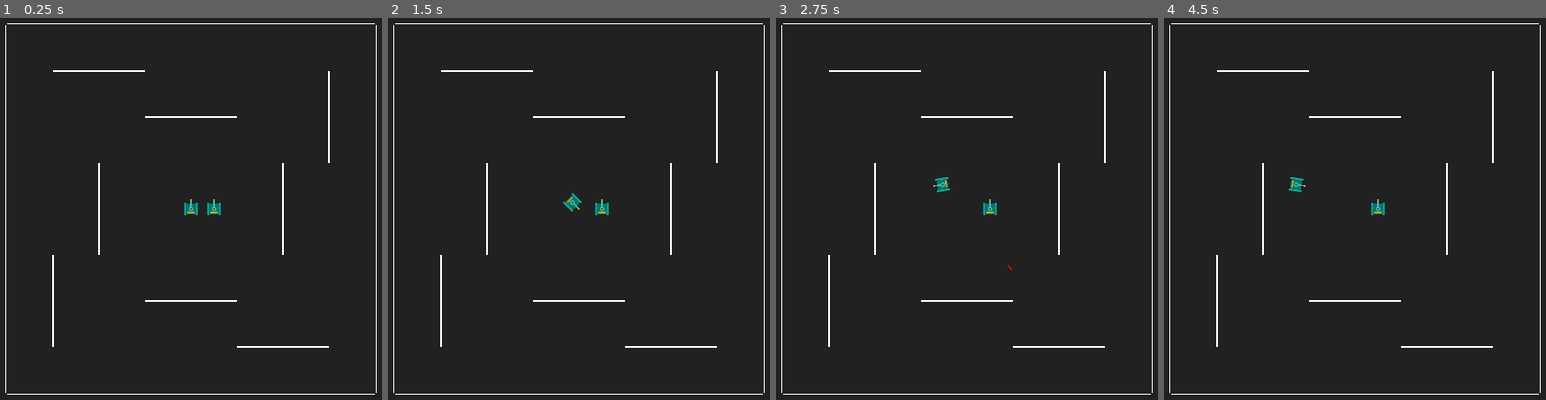
Above: before the commit, frames 1-4 (left to right).
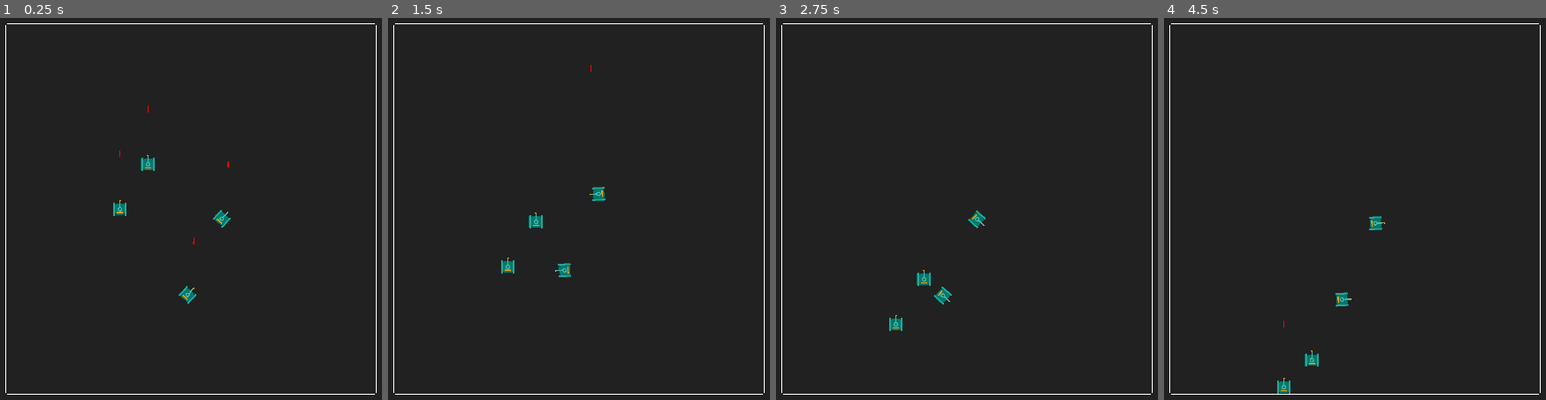
Above: after the commit, the same moments.

Repository: ashmeet28/battletanks
Game: Godot game, scene res://playground.tscn
Same seed, same stepped clock (60 frames per second), same inputs: the game is played once before the commit and once after it.
Inputs:
- Up to frame 1 (0.25 s): no input
- Up to frame 2 (1.5 s): hold D (tank_turn_right) 0.53-1.28 s; hold Space (tank_fire) 0.53-1.28 s; hold S (tank_move_backwards) from 1.28 s (still down); tap Space (tank_fire) at 1.35 s
- Up to frame 3 (2.75 s): release S (tank_move_backwards) at 2.03 s; hold D (tank_turn_right) from 2.03 s (still down); hold Space (tank_fire) from 2.03 s (still down)
- Up to frame 4 (4.5 s): release D (tank_turn_right) at 2.78 s; release Space (tank_fire) at 2.78 s; hold W (tank_move_forward) 2.78-3.53 s; tap Space (tank_fire) at 2.85, 4.35 s; hold Space (tank_fire) 3.53-4.28 s; hold A (tank_turn_left) from 3.53 s (still down)

The runs differ from the first frame. In frame 1, 1.6% of the frame differs, in the area x 13-87%, y 13-87%; in frame 2, 1.6%, in the area x 13-87%, y 12-87%; in frame 3, 1.6%; in frame 4, 1.6%.

Commit message:
Removing ai

Diff:
--- a/Tank.gd
+++ b/Tank.gd
@@ -51,7 +51,7 @@
 var tank_id:int
 
 var tank_life:int = 100
-var tank_kills:int = 0
+var tank_damage:int = 0
 
 var tank_neural_network
 
@@ -62,29 +62,31 @@
 	if is_ai_controlled:
 		$Camera2D.enabled = false
 
+var nn_output = [0, 0, 0, 0, 0]
+
 func _physics_process(delta):
-	var nn_output = []
-	if !is_ai_controlled && (Engine.get_physics_frames() % 30) == 0:
+	if is_ai_controlled && (Engine.get_physics_frames() % 2) == 0:
 		var nn_input = []
+
 		var single_input = 0.0
 
 		single_input = 0.0
-		if $RayCast2D.is_colliding() && $RayCast2D.get_collider().is_in_group("tanks"):
+		if $RayCast2D.is_colliding() && $RayCast2D.get_collider() != null && $RayCast2D.get_collider().is_in_group("tanks"):
 			single_input = 1.0
 		nn_input.append(single_input)
 
 		single_input = 10000.0
-		if $RayCast2D.is_colliding() && $RayCast2D.get_collider().is_in_group("tanks"):
+		if $RayCast2D.is_colliding() && $RayCast2D.get_collider() != null && $RayCast2D.get_collider().is_in_group("tanks"):
 			single_input = position.distance_to($RayCast2D.get_collision_point())
 		nn_input.append(single_input)
 
 		single_input = 0.0
-		if $RayCast2D.is_colliding() && $RayCast2D.get_collider().is_in_group("walls")	:
+		if $RayCast2D.is_colliding() && $RayCast2D.get_collider() != null && $RayCast2D.get_collider().is_in_group("walls"):
 			single_input = 1.0
 		nn_input.append(single_input)
 
 		single_input = 10000.0
-		if $RayCast2D.is_colliding() && $RayCast2D.get_collider().is_in_group("walls"):
+		if $RayCast2D.is_colliding() && $RayCast2D.get_collider() != null && $RayCast2D.get_collider().is_in_group("walls"):
 			single_input = position.distance_to($RayCast2D.get_collision_point())
 		nn_input.append(single_input)
 
@@ -100,39 +102,24 @@
 				single_input = 1.0
 		nn_input.append(single_input)
 
-		var area_sensors_for_tanks = [$Area2D2,$Area2D3,$Area2D4,
-		$Area2D5,$Area2D6,$Area2D7,
-		$Area2D8,$Area2D9,$Area2D10,
-		$Area2D11,$Area2D12,$Area2D13,
-		$Area2D14,$Area2D15,$Area2D16,
-		$Area2D17,$Area2D18,$Area2D19,
-		$Area2D22]
-
-		for a in area_sensors_for_tanks:
-			single_input = 0.0
-			for b in a.get_overlapping_bodies():
-				if b.is_in_group("tanks"):
-					single_input = 1.0
-			nn_input.append(single_input)
-		print(nn_input)
-		#neural_network_process(tank_neural_network, [])
+		nn_output = neural_network_process(tank_neural_network, nn_input)
+		print(nn_output)
 
 	velocity = Vector2.ZERO
-	if Input.is_action_pressed("tank_move_forward") && !is_ai_controlled:
+	if (Input.is_action_pressed("tank_move_forward") && !is_ai_controlled) || (nn_output[0] >= 1 && is_ai_controlled):
 		velocity.y = -MAX_SPEED
-	if Input.is_action_pressed("tank_move_backwards") && !is_ai_controlled:
+	if (Input.is_action_pressed("tank_move_backwards") && !is_ai_controlled) || (nn_output[1] >= 1 && is_ai_controlled):
 		velocity.y = MAX_SPEED
 
-	if Input.is_action_pressed("tank_turn_right") && !is_ai_controlled:
+	if (Input.is_action_pressed("tank_turn_right") && !is_ai_controlled) || (nn_output[2] >= 1 && is_ai_controlled):
 		rotate(PI * delta)
-	if Input.is_action_pressed("tank_turn_left") && !is_ai_controlled:
+	if (Input.is_action_pressed("tank_turn_left") && !is_ai_controlled) || (nn_output[3] >= 1 && is_ai_controlled):
 		rotate(-(PI * delta))
 
 	velocity = velocity.rotated(rotation)
 
-	move_and_slide()
 
-	if Input.is_action_pressed("tank_fire") && !is_ai_controlled:
+	if (Input.is_action_pressed("tank_fire") && !is_ai_controlled) || (nn_output[4] >= 1 && is_ai_controlled):
 		var curr_frame = Engine.get_physics_frames()
 		if (curr_frame > MISSILE_COOLDOWN + missile_last_fired) && !($FrontArea2D.has_overlapping_bodies()):
 			missile_last_fired = curr_frame
@@ -142,5 +129,7 @@
 			instance.owner_tank_id = tank_id
 			get_parent().add_child(instance)
 
+	move_and_slide()
+
 	if tank_life <= 0:
 		queue_free()
--- a/TankMissile.gd
+++ b/TankMissile.gd
@@ -9,16 +9,15 @@
 	velocity = Vector2.UP.rotated(rotation) * SPEED
 
 func _physics_process(_delta):
-	for i in get_slide_collision_count():
+	move_and_slide()
+	for i in range(get_slide_collision_count()):
 		var collision = get_slide_collision(i)
-		if collision.get_collider().is_in_group("tanks") && !is_collided_with_tank:
+		if collision.get_collider() != null && collision.get_collider().is_in_group("tanks") && !is_collided_with_tank:
 			collision.get_collider().tank_life -= 25
 			if collision.get_collider().tank_life <= 0:
 				for t in get_tree().get_nodes_in_group("tanks"):
 					if t.tank_id == owner_tank_id:
-						t.tank_kills += 1
+						t.tank_damage += 25
 						break
 			is_collided_with_tank = true
 		queue_free()
-
-	move_and_slide()
--- a/playground.gd
+++ b/playground.gd
@@ -1,9 +1,53 @@
 extends Node2D
 
+func neural_network_layer_create(input_neurons_count, output_neurons_count):
+	var new_layer = {"biases":[], "weights":[], "temp_outputs":[]}
+	for n_o in range(output_neurons_count):
+		new_layer["biases"].append(0.0)
+		new_layer["weights"].append([])
+		new_layer["temp_outputs"].append(0.0)
+		for n_i in range(input_neurons_count):
+			new_layer["weights"][n_o].append(0.0)
+	return new_layer
+
+func neural_network_create(layers_design):
+	var new_neural_network = {"layers":[]}
+	for i in range(layers_design.size() - 1):
+		new_neural_network["layers"].append(neural_network_layer_create(layers_design[i], layers_design[i+1]))
+	return new_neural_network
+
+func neural_network_layer_process(neurons_layer, input_values):
+	for i in range(neurons_layer["weights"].size()):
+		neurons_layer["temp_outputs"][i] = neurons_layer["biases"][i]
+		for j in range(neurons_layer["weights"][0].size()):
+			neurons_layer["temp_outputs"][i] += input_values[j] * neurons_layer["weights"][i][j]
+			if neurons_layer["temp_outputs"][i] < 0.0:
+				neurons_layer["temp_outputs"][i] = 0.0
+
+func neural_network_process(neural_network, input_values):
+	neural_network_layer_process(neural_network["layers"][0], input_values)
+	for i in range(1, neural_network["layers"].size()):
+		neural_network_layer_process(neural_network["layers"][i], neural_network["layers"][i-1]["temp_outputs"])
+	return neural_network["layers"][-1]["temp_outputs"]
+
+func neural_network_layer_mutate(neurons_layer, bias_mut_val, weight_mut_val):
+	for i in range(neurons_layer["weights"].size()):
+		neurons_layer["biases"][i] = neurons_layer["biases"][i] + randf_range(-(bias_mut_val), bias_mut_val)
+		for j in range(neurons_layer["weights"][0].size()):
+			neurons_layer["weights"][i][j] = neurons_layer["weights"][i][j] + randf_range(-(weight_mut_val), weight_mut_val)
+
+func neural_network_mutate(neural_network, bias_mut_val, weight_mut_val):
+	for i in range(neural_network["layers"].size()):
+		neural_network_layer_mutate(neural_network["layers"][i], bias_mut_val, weight_mut_val)
+
 func _ready():
-	var instance = preload("res://tank.tscn").instantiate()
-	add_child(instance)
-	var instance2 = preload("res://tank.tscn").instantiate()
-	instance2.is_ai_controlled = true
-	instance2.position.x += 250
-	add_child(instance2)
+	#var instance = preload("res://tank.tscn").instantiate()
+	#add_child(instance)
+	for i in range(4):
+		var instance2 = preload("res://tank.tscn").instantiate()
+		instance2.is_ai_controlled = true
+		instance2.position.x += randf_range(-1000, 1000)
+		instance2.position.y += randf_range(-1000, 1000)
+		instance2.tank_neural_network = neural_network_create([6, 5, 5])
+		neural_network_mutate(instance2.tank_neural_network, 1, 1)
+		add_child(instance2)
--- a/playground.tscn
+++ b/playground.tscn
@@ -1,13 +1,10 @@
-[gd_scene load_steps=5 format=3 uid="uid://d0brxtrq7hbqd"]
+[gd_scene load_steps=4 format=3 uid="uid://d0brxtrq7hbqd"]
 
 [ext_resource type="Script" path="res://playground.gd" id="1_ghx3o"]
 [ext_resource type="Texture2D" uid="uid://cviv0l7osvudm" path="res://white_square.svg" id="3_khn7y"]
 
 [sub_resource type="RectangleShape2D" id="RectangleShape2D_fpkkk"]
 size = Vector2(10, 4000)
-
-[sub_resource type="RectangleShape2D" id="RectangleShape2D_dspp3"]
-size = Vector2(1000, 20)
 
 [node name="Playground" type="Node2D"]
 script = ExtResource("1_ghx3o")
@@ -56,87 +53,3 @@
 
 [node name="CollisionShape2D" type="CollisionShape2D" parent="StaticBody2D4"]
 shape = SubResource("RectangleShape2D_fpkkk")
-
-[node name="StaticBody2D5" type="StaticBody2D" parent="." groups=["walls"]]
-position = Vector2(0, -1000)
-
-[node name="CollisionShape2D" type="CollisionShape2D" parent="StaticBody2D5"]
-shape = SubResource("RectangleShape2D_dspp3")
-
-[node name="Sprite2D" type="Sprite2D" parent="StaticBody2D5"]
-scale = Vector2(10, 0.2)
-texture = ExtResource("3_khn7y")
-
-[node name="StaticBody2D6" type="StaticBody2D" parent="." groups=["walls"]]
-position = Vector2(-1000, -1500)
-
-[node name="CollisionShape2D" type="CollisionShape2D" parent="StaticBody2D6"]
-shape = SubResource("RectangleShape2D_dspp3")
-
-[node name="Sprite2D" type="Sprite2D" parent="StaticBody2D6"]
-scale = Vector2(10, 0.2)
-texture = ExtResource("3_khn7y")
-
-[node name="StaticBody2D7" type="StaticBody2D" parent="." groups=["walls"]]
-position = Vector2(0, 1000)
-
-[node name="CollisionShape2D" type="CollisionShape2D" parent="StaticBody2D7"]
-shape = SubResource("RectangleShape2D_dspp3")
-
-[node name="Sprite2D" type="Sprite2D" parent="StaticBody2D7"]
-scale = Vector2(10, 0.2)
-texture = ExtResource("3_khn7y")
-
-[node name="StaticBody2D8" type="StaticBody2D" parent="." groups=["walls"]]
-position = Vector2(1000, 1500)
-
-[node name="CollisionShape2D" type="CollisionShape2D" parent="StaticBody2D8"]
-shape = SubResource("RectangleShape2D_dspp3")
-
-[node name="Sprite2D" type="Sprite2D" parent="StaticBody2D8"]
-scale = Vector2(10, 0.2)
-texture = ExtResource("3_khn7y")
-
-[node name="StaticBody2D9" type="StaticBody2D" parent="." groups=["walls"]]
-position = Vector2(-1000, 0)
-rotation = 1.5708
-
-[node name="CollisionShape2D" type="CollisionShape2D" parent="StaticBody2D9"]
-shape = SubResource("RectangleShape2D_dspp3")
-
-[node name="Sprite2D" type="Sprite2D" parent="StaticBody2D9"]
-scale = Vector2(10, 0.2)
-texture = ExtResource("3_khn7y")
-
-[node name="StaticBody2D10" type="StaticBody2D" parent="." groups=["walls"]]
-position = Vector2(1000, 0)
-rotation = 1.5708
-
-[node name="CollisionShape2D" type="CollisionShape2D" parent="StaticBody2D10"]
-shape = SubResource("RectangleShape2D_dspp3")
-
-[node name="Sprite2D" type="Sprite2D" parent="StaticBody2D10"]
-scale = Vector2(10, 0.2)
-texture = ExtResource("3_khn7y")
-
-[node name="StaticBody2D11" type="StaticBody2D" parent="." groups=["walls"]]
-position = Vector2(1500, -1000)
-rotation = 1.5708
-
-[node name="CollisionShape2D" type="CollisionShape2D" parent="StaticBody2D11"]
-shape = SubResource("RectangleShape2D_dspp3")
-
-[node name="Sprite2D" type="Sprite2D" parent="StaticBody2D11"]
-scale = Vector2(10, 0.2)
-texture = ExtResource("3_khn7y")
-
-[node name="StaticBody2D12" type="StaticBody2D" parent="." groups=["walls"]]
-position = Vector2(-1500, 1000)
-rotation = 1.5708
-
-[node name="CollisionShape2D" type="CollisionShape2D" parent="StaticBody2D12"]
-shape = SubResource("RectangleShape2D_dspp3")
-
-[node name="Sprite2D" type="Sprite2D" parent="StaticBody2D12"]
-scale = Vector2(10, 0.2)
-texture = ExtResource("3_khn7y")
--- a/tank.tscn
+++ b/tank.tscn
@@ -8,12 +8,6 @@
 
 [sub_resource type="RectangleShape2D" id="RectangleShape2D_gy01l"]
 size = Vector2(150, 20)
-
-[sub_resource type="RectangleShape2D" id="RectangleShape2D_jp8nt"]
-size = Vector2(500, 500)
-
-[sub_resource type="RectangleShape2D" id="RectangleShape2D_6l1up"]
-size = Vector2(100, 600)
 
 [node name="Tank" type="CharacterBody2D" groups=["tanks"]]
 script = ExtResource("1_j8f42")
@@ -44,117 +38,3 @@
 
 [node name="CollisionShape2D" type="CollisionShape2D" parent="BackArea2D"]
 shape = SubResource("RectangleShape2D_gy01l")
-
-[node name="Area2D2" type="Area2D" parent="." groups=["tank_area_sensors"]]
-position = Vector2(-395, 0)
-
-[node name="CollisionShape2D" type="CollisionShape2D" parent="Area2D2"]
-shape = SubResource("RectangleShape2D_jp8nt")
-
-[node name="Area2D3" type="Area2D" parent="." groups=["tank_area_sensors"]]
-position = Vector2(395, 0)
-
-[node name="CollisionShape2D" type="CollisionShape2D" parent="Area2D3"]
-shape = SubResource("RectangleShape2D_jp8nt")
-
-[node name="Area2D4" type="Area2D" parent="." groups=["tank_area_sensors"]]
-position = Vector2(395, 598)
-
-[node name="CollisionShape2D" type="CollisionShape2D" parent="Area2D4"]
-shape = SubResource("RectangleShape2D_jp8nt")
-
-[node name="Area2D5" type="Area2D" parent="." groups=["tank_area_sensors"]]
-position = Vector2(395, -598)
-
-[node name="CollisionShape2D" type="CollisionShape2D" parent="Area2D5"]
-shape = SubResource("RectangleShape2D_jp8nt")
-
-[node name="Area2D6" type="Area2D" parent="." groups=["tank_area_sensors"]]
-position = Vector2(-395, -598)
-
-[node name="CollisionShape2D" type="CollisionShape2D" parent="Area2D6"]
-shape = SubResource("RectangleShape2D_jp8nt")
-
-[node name="Area2D7" type="Area2D" parent="." groups=["tank_area_sensors"]]
-position = Vector2(-395, 598)
-
-[node name="CollisionShape2D" type="CollisionShape2D" parent="Area2D7"]
-shape = SubResource("RectangleShape2D_jp8nt")
-
-[node name="Area2D8" type="Area2D" parent="." groups=["tank_area_sensors"]]
-position = Vector2(-984, 598)
-
-[node name="CollisionShape2D" type="CollisionShape2D" parent="Area2D8"]
-shape = SubResource("RectangleShape2D_jp8nt")
-
-[node name="Area2D9" type="Area2D" parent="." groups=["tank_area_sensors"]]
-position = Vector2(984, 598)
-
-[node name="CollisionShape2D" type="CollisionShape2D" parent="Area2D9"]
-shape = SubResource("RectangleShape2D_jp8nt")
-
-[node name="Area2D10" type="Area2D" parent="." groups=["tank_area_sensors"]]
-position = Vector2(984, -598)
-
-[node name="CollisionShape2D" type="CollisionShape2D" parent="Area2D10"]
-shape = SubResource("RectangleShape2D_jp8nt")
-
-[node name="Area2D11" type="Area2D" parent="." groups=["tank_area_sensors"]]
-position = Vector2(-984, -598)
-
-[node name="CollisionShape2D" type="CollisionShape2D" parent="Area2D11"]
-shape = SubResource("RectangleShape2D_jp8nt")
-
-[node name="Area2D12" type="Area2D" parent="." groups=["tank_area_sensors"]]
-position = Vector2(-1565, -598)
-
-[node name="CollisionShape2D" type="CollisionShape2D" parent="Area2D12"]
-shape = SubResource("RectangleShape2D_jp8nt")
-
-[node name="Area2D13" type="Area2D" parent="." groups=["tank_area_sensors"]]
-position = Vector2(1565, -598)
-
-[node name="CollisionShape2D" type="CollisionShape2D" parent="Area2D13"]
-shape = SubResource("RectangleShape2D_jp8nt")
-
-[node name="Area2D14" type="Area2D" parent="." groups=["tank_area_sensors"]]
-position = Vector2(1565, 0)
-
-[node name="CollisionShape2D" type="CollisionShape2D" parent="Area2D14"]
-shape = SubResource("RectangleShape2D_jp8nt")
-
-[node name="Area2D15" type="Area2D" parent="." groups=["tank_area_sensors"]]
-position = Vector2(984, 0)
-
-[node name="CollisionShape2D" type="CollisionShape2D" parent="Area2D15"]
-shape = SubResource("RectangleShape2D_jp8nt")
-
-[node name="Area2D16" type="Area2D" parent="." groups=["tank_area_sensors"]]
-position = Vector2(-984, 0)
-
-[node name="CollisionShape2D" type="CollisionShape2D" parent="Area2D16"]
-shape = SubResource("RectangleShape2D_jp8nt")
-
-[node name="Area2D17" type="Area2D" parent="." groups=["tank_area_sensors"]]
-position = Vector2(-1565, 0)
-
-[node name="CollisionShape2D" type="CollisionShape2D" parent="Area2D17"]
-shape = SubResource("RectangleShape2D_jp8nt")
-
-[node name="Area2D18" type="Area2D" parent="." groups=["tank_area_sensors"]]
-position = Vector2(-1565, 598)
-
-[node name="CollisionShape2D" type="CollisionShape2D" parent="Area2D18"]
-shape = SubResource("RectangleShape2D_jp8nt")
-
-[node name="Area2D19" type="Area2D" parent="." groups=["tank_area_sensors"]]
-position = Vector2(1565, 598)
-
-[node name="CollisionShape2D" type="CollisionShape2D" parent="Area2D19"]
-shape = SubResource("RectangleShape2D_jp8nt")
-
-[node name="Area2D22" type="Area2D" parent="." groups=["tank_area_sensors"]]
-position = Vector2(0, 598)
-
-[node name="CollisionShape2D" type="CollisionShape2D" parent="Area2D22"]
-shape = SubResource("RectangleShape2D_6l1up")
Not shown: 1 places in tank.tscn that only renumber resources
